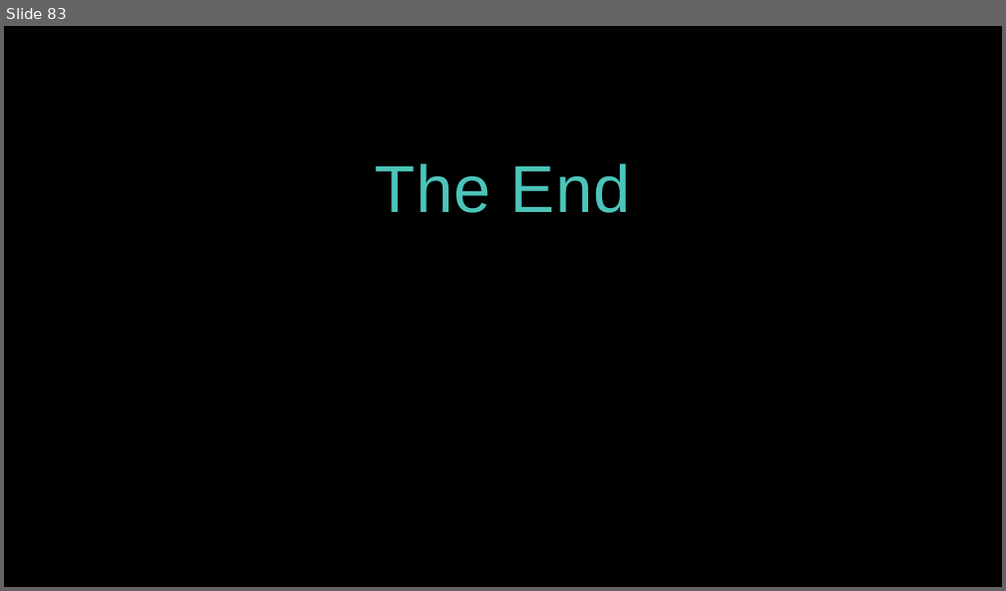
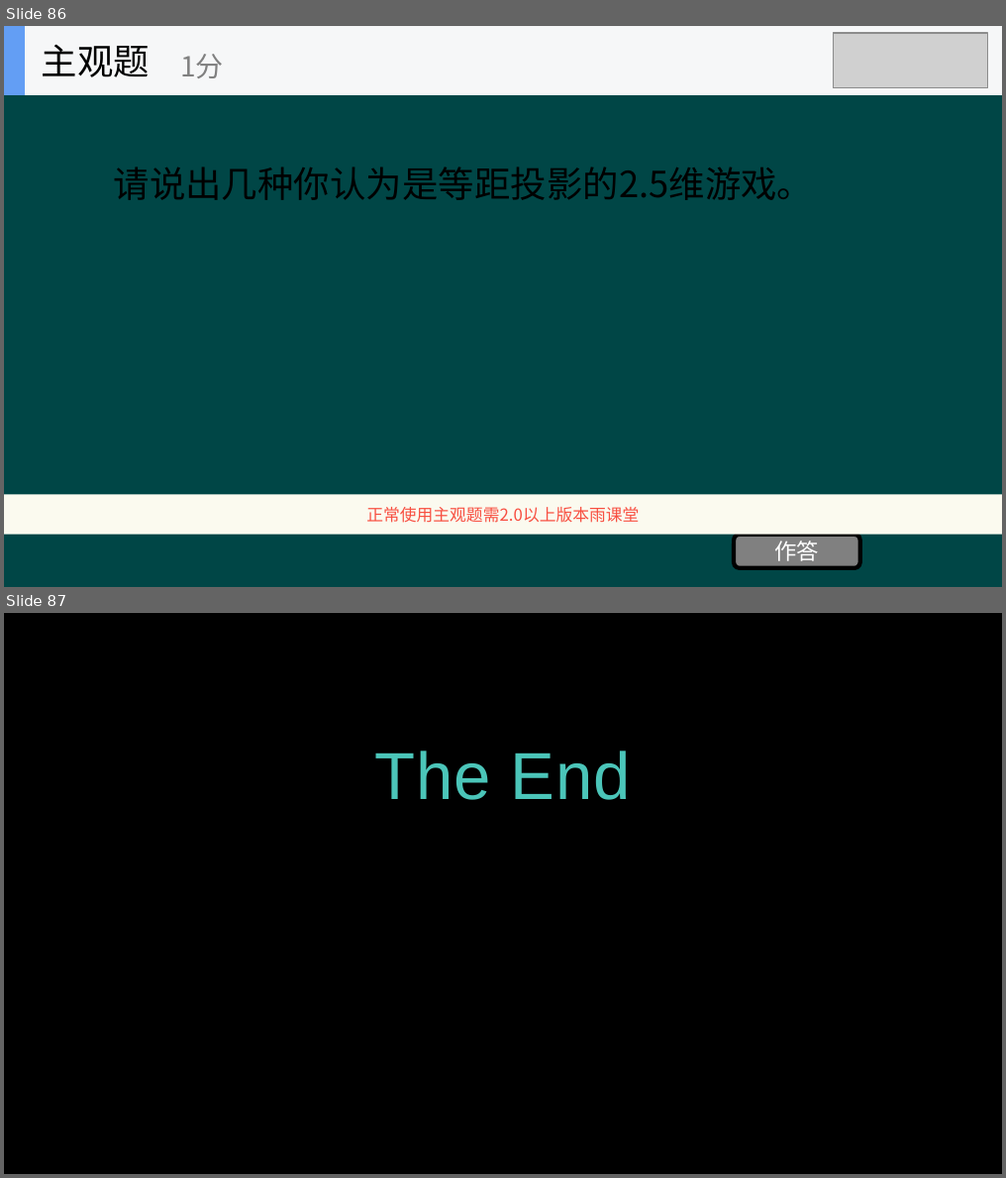
Before and after one commit to hanhonglei/Course_GameEngine, a slide deck: Slides/Principle/10 二维渲染技术/10 二维渲染技术.pptx. Shown one above the other, each under a label of ours: slide 83 before the commit, slides 86 and 87 after it. The pictures are 1006x591 and 1006x1178 pixels, drawn with LibreOffice and Linux fonts; fonts in the diff are those of the drawing; grey boxes stand for pictures; background and template pictures are left out. Boxes give left, top, right and bottom in pixels: in the first picture for what was removed or moved away, otherwise in the second. Text is boxed around its words. In the diff, an @@ line names an element or a change of style, - is before the commit and + after.

```diff
--- a/Slides/Principle/10 二维渲染技术/10 二维渲染技术.pptx
+++ b/Slides/Principle/10 二维渲染技术/10 二维渲染技术.pptx
@@ slide 86 added at (x1=4, y1=26, x2=1002, y2=587), background #004646 @@
@@ group added at (x1=4, y1=26, x2=1002, y2=95): 2 rectangles, 2 texts @@
+主观题
+1分
@@ picture added at (x1=834, y1=33, x2=989, y2=89) @@
@@ text added at (x1=114, y1=167, x2=814, y2=200), 26 pt, text #000000 @@
+请说出几种你认为是等距投影的2.5维游戏。
@@ rectangle added at (x1=4, y1=495, x2=1002, y2=535), fill #FBFAEF, 12 pt, text #F84F41 @@
+正常使用主观题需2.0以上版本雨课堂
@@ rounded rectangle added at (x1=734, y1=535, x2=860, y2=569), fill #808080, outline #000000 3 pt, 16 pt, text #FFFFFF @@
+作答
@@ what was slide 83 is now slide 87 @@
```
Also in this commit, not shown: 3 other slides added, 5 other files.
